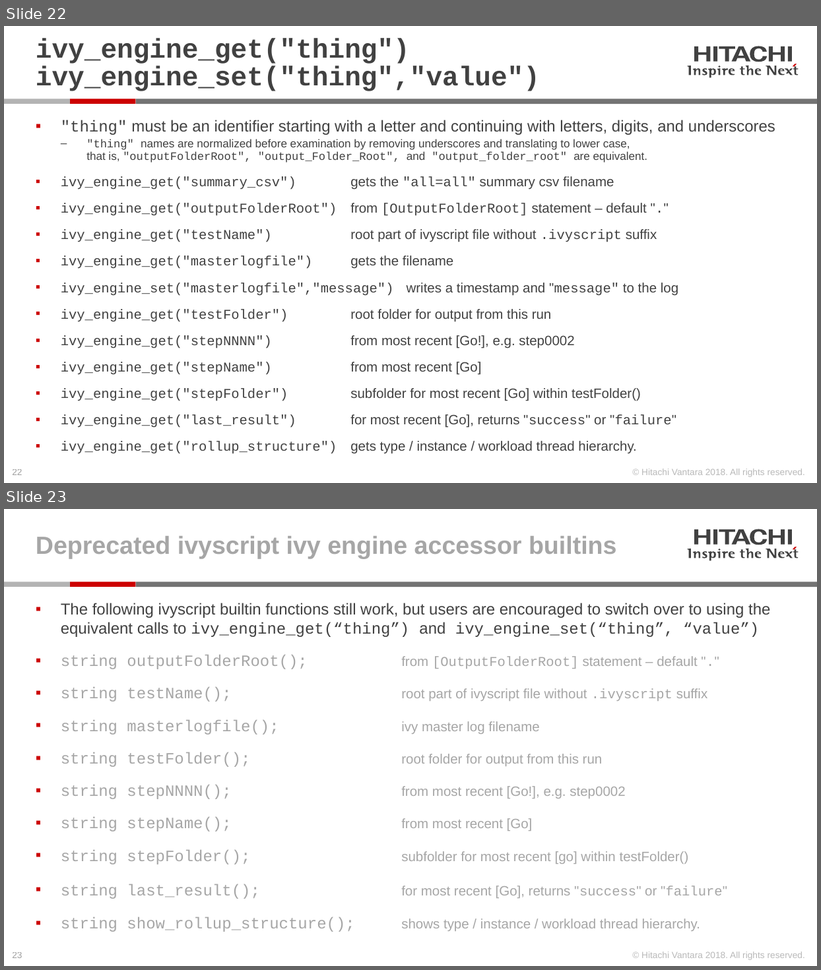
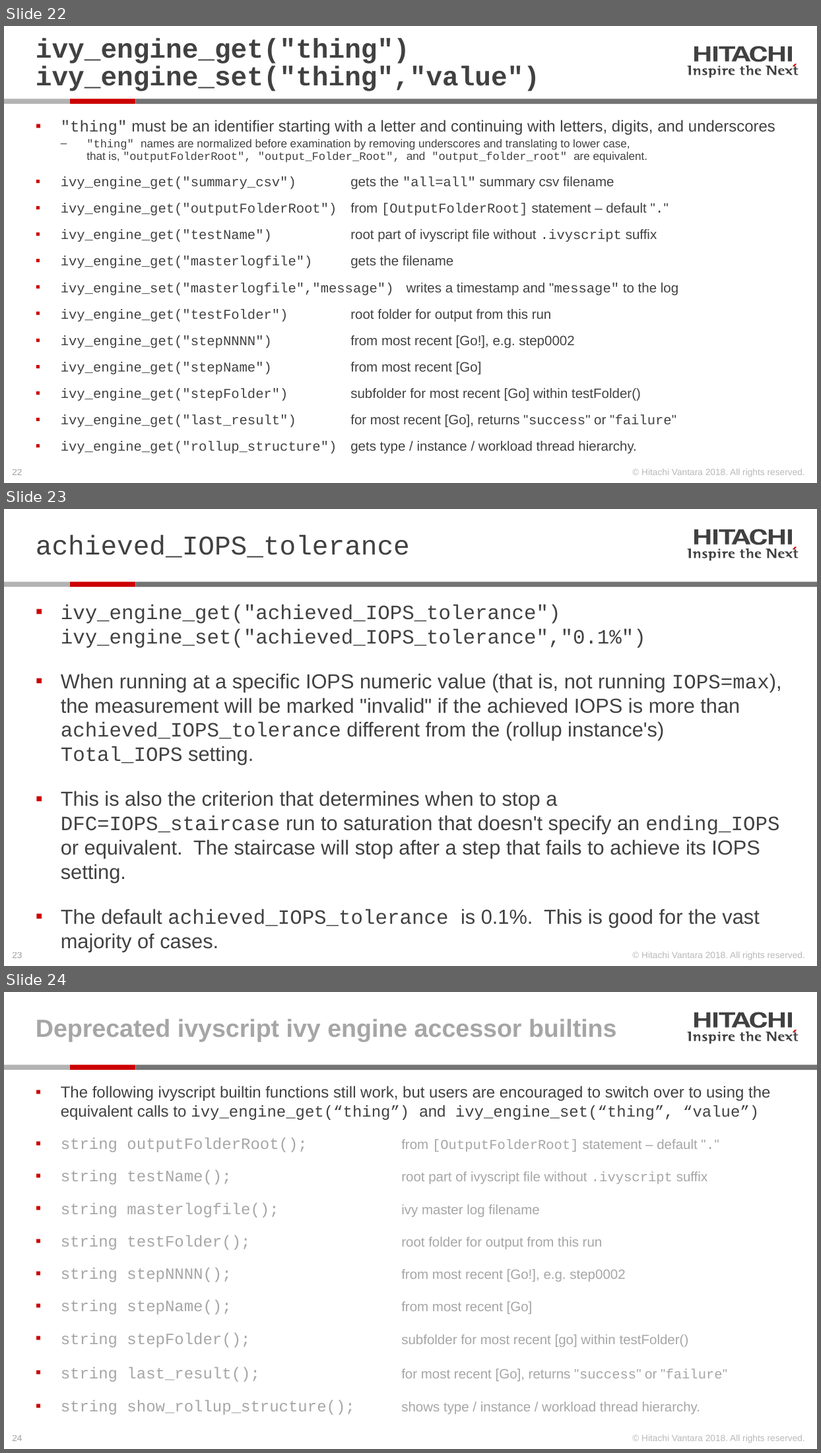
Before and after one commit to Hitachi-Data-Systems/ivy, a slide deck: doc/ivyscript reference.pptx. Shown one above the other, each under a label of ours: slides 22 and 23 before the commit, slides 22, 23 and 24 after it. The pictures are 821x970 and 821x1453 pixels, drawn with LibreOffice and Linux fonts; fonts in the diff are those of the drawing. Boxes give left, top, right and bottom in pixels: in the first picture for what was removed or moved away, otherwise in the second. Text is boxed around its words. In the diff, an @@ line names an element or a change of style, - is before the commit and + after.

Commit message:
achieved_IOPS_tolerance

```diff
--- a/doc/ivyscript reference.pptx
+++ b/doc/ivyscript reference.pptx
@@ slide 23 added at bbox=[4, 509, 817, 966], background #FFFFFF; not listed: 28 template elements that a slide beside it also shows @@
@@ title added at bbox=[36, 535, 410, 558], 24 pt, text #414141 @@
+achieved_IOPS_tolerance
@@ text added at bbox=[61, 605, 782, 927], 18 pt, text #414141 @@
+▪ ivy_engine_get("achieved_IOPS_tolerance")
+  ivy_engine_set("achieved_IOPS_tolerance","0.1%")
+▪ When running at a specific IOPS numeric value (that is, not running IOPS=max), the measurement will be marked "invalid" if the achieved IOPS is more than achieved_IOPS_tolerance different from the (rollup instance's) Total_IOPS setting.
+▪ This is also the criterion that determines when to stop a DFC=IOPS_staircase run to saturation that doesn't specify an ending_IOPS or equivalent. The staircase will stop after a step that fails to achieve its IOPS setting.
+▪ The default achieved_IOPS_tolerance is 0.1%. This is good for the vast majority of cases.
@@ what was slide 23 is now slide 24 @@
@@ page number at bbox=[12, 1436, 22, 1441]: text changed @@
-23
+24
```
Also in this commit, not shown: 1 slide changed, 7 other files.
